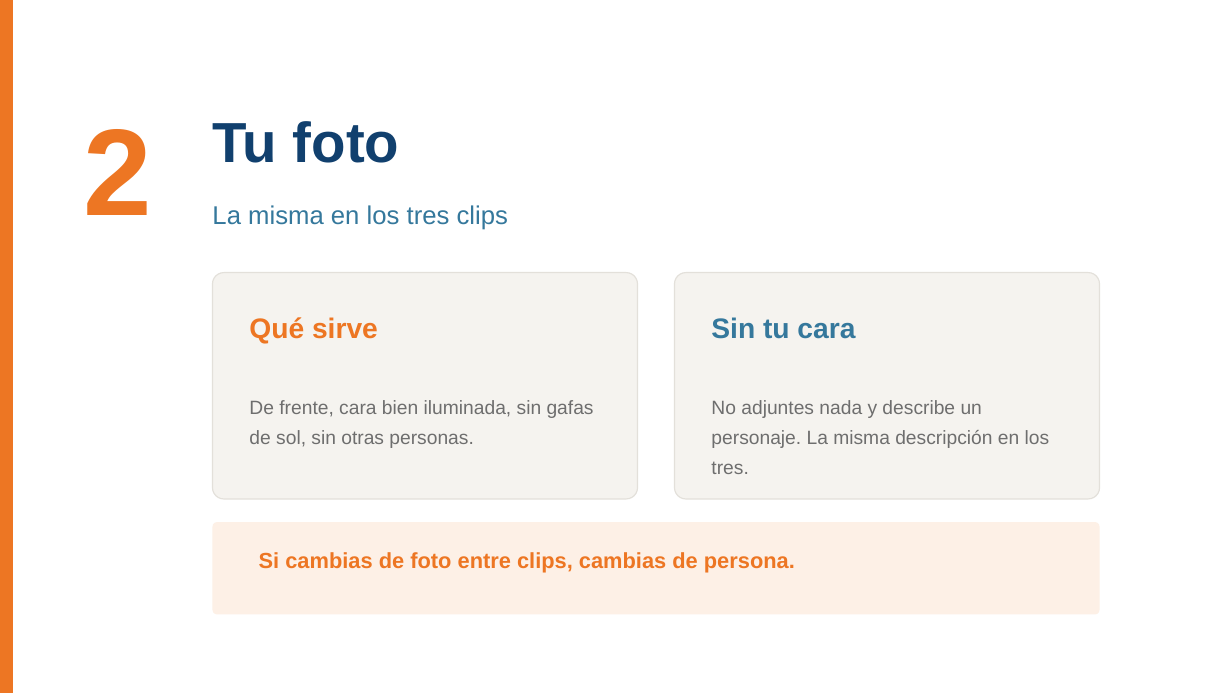
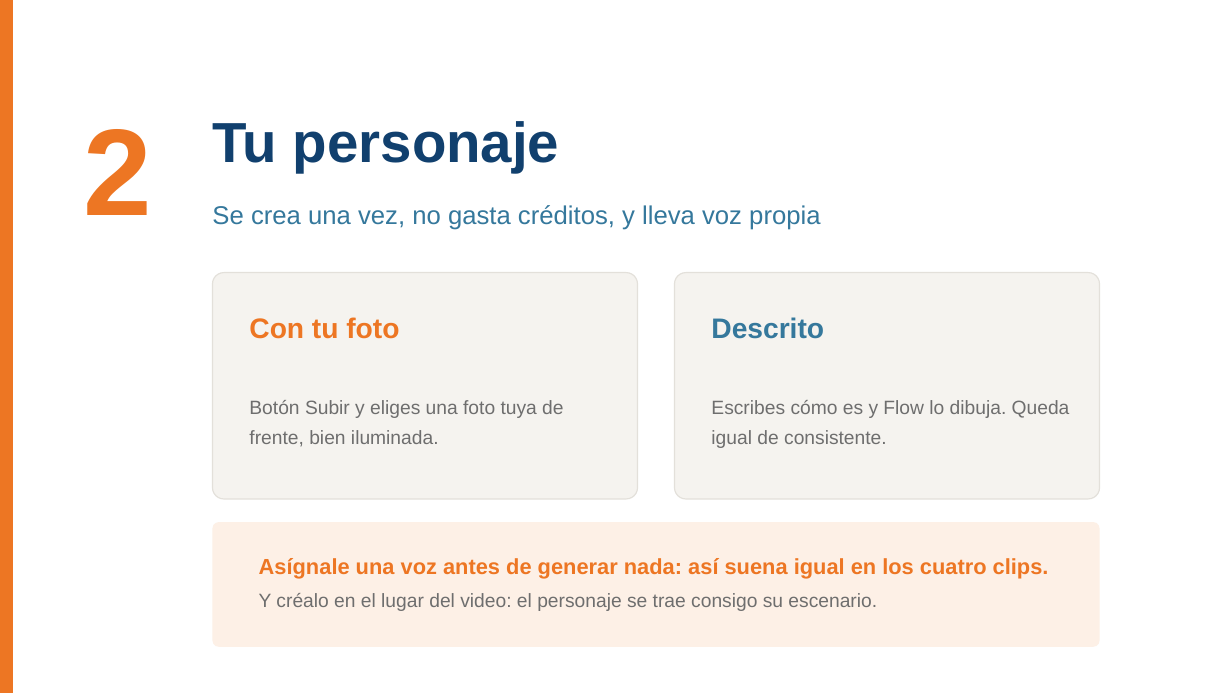
Before and after one commit to BioAITeamLearning/IntroInfo_2026_02_Ucaldas, a slide deck: slide 8 of _static/sesion06/S06_audio_imagen_video.pptx. Drawn at 1232x693 pixels with LibreOffice and Linux fonts; fonts in the diff are those of the drawing. Boxes give left, top, right and bottom in pixels: in the first picture for what was removed or moved away, otherwise in the second. Text is boxed around its words. In the diff, an @@ line names an element or a change of style, - is before the commit and + after.

```diff
--- a/_static/sesion06/S06_audio_imagen_video.pptx
+++ b/_static/sesion06/S06_audio_imagen_video.pptx
@@ text at (212,121,559,173): text changed @@
-Tu foto
+Tu personaje
@@ text at (212,205,820,230): text changed @@
-La misma en los tres clips
+Se crea una vez, no gasta créditos, y lleva voz propia
@@ text at (249,317,563,447): text changed @@
-Qué sirve
-De frente, cara bien iluminada, sin gafas de sol, sin otras personas.
+Con tu foto
+Botón Subir y eliges una foto tuya de frente, bien iluminada.
@@ text at (711,317,1070,448): text changed @@
-Sin tu cara
-No adjuntes nada y describe un personaje. La misma descripción en los tres.
+Descrito
+Escribes cómo es y Flow lo dibuja. Queda igual de consistente.
@@ rounded rectangle: place and size @@
-rounded rectangle at (213,522,1100,615)
+rounded rectangle at (213,522,1100,647)
@@ text at (259,558,1049,611): text changed @@
-Si cambias de foto entre clips, cambias de persona.
+Asígnale una voz antes de generar nada: así suena igual en los cuatro clips.
+Y créalo en el lugar del video: el personaje se trae consigo su escenario.
```
Also in this commit, not shown: 12 other slides changed, 1 slide added, 1 slide removed, 2 other files.
